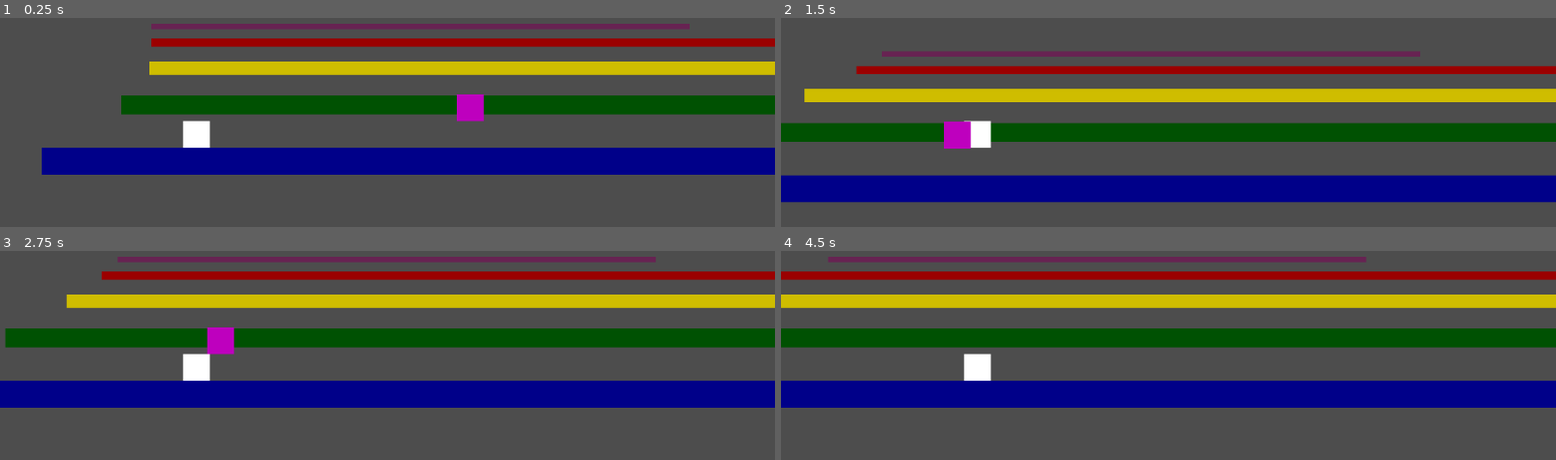
Above: before the commit, frames 1-4 (two rows, left to right).
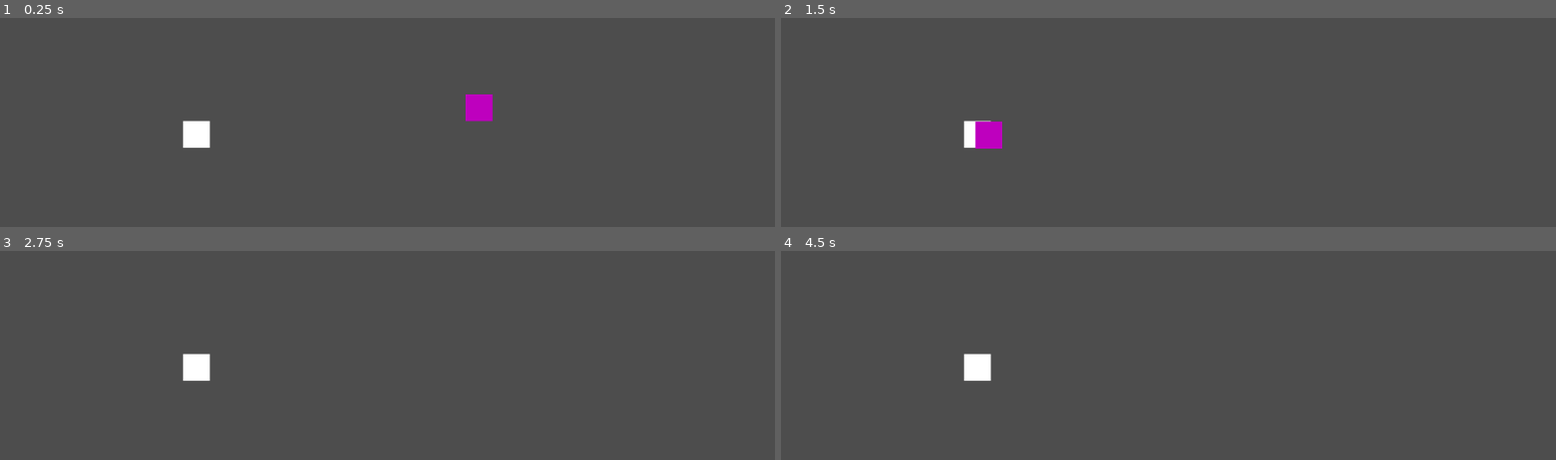
Above: after the commit, the same moments.

Repository: thomasWkr/pogoland
Game: Godot game, scene res://Main.tscn
Same seed, same stepped clock (60 frames per second), same inputs: the game is played once before the commit and once after it.
Inputs:
- Up to frame 1 (0.25 s): no input
- Up to frame 2 (1.5 s): tap Left (Lift Layer) at 0.6, 1.35 s; tap Up (jump) at 0.77 s
- Up to frame 3 (2.75 s): tap Up (jump) at 1.52 s; tap Left (Lift Layer) at 2.1 s
- Up to frame 4 (4.5 s): tap Left (Lift Layer) at 2.85, 3.6, 4.35 s; tap Up (jump) at 3.02, 3.77 s

The runs differ from the first frame. In frame 1, 30% of the frame differs, in the area x 5-100%, y 2-75%; in frame 2, 33%; in frame 3, 34%; in frame 4, 35%, in the area x 0-100%, y 2-75%.

Commit message:
persue added

Diff:
--- a/Scenes/Characters/Bird.tscn
+++ b/Scenes/Characters/Bird.tscn
@@ -1,9 +1,11 @@
-[gd_scene load_steps=3 format=3 uid="uid://b7vxrnjl3jj85"]
+[gd_scene load_steps=4 format=3 uid="uid://b7vxrnjl3jj85"]
 
 [ext_resource type="Script" path="res://Scenes/Characters/bird.gd" id="1_ikggd"]
 
 [sub_resource type="RectangleShape2D" id="RectangleShape2D_543k8"]
 size = Vector2(20, 11)
+
+[sub_resource type="CircleShape2D" id="CircleShape2D_wxdb4"]
 
 [node name="Bird" type="CharacterBody2D"]
 collision_layer = 2
@@ -20,5 +22,14 @@
 position = Vector2(20, 0)
 shape = SubResource("RectangleShape2D_543k8")
 
+[node name="DetectionArea" type="Area2D" parent="."]
+
+[node name="DetectionRange" type="CollisionShape2D" parent="DetectionArea"]
+position = Vector2(20, 20)
+scale = Vector2(20, 20)
+shape = SubResource("CircleShape2D_wxdb4")
+
 [connection signal="body_entered" from="PogoDetectionArea" to="." method="_on_pogo_detection_area_body_entered"]
 [connection signal="body_exited" from="PogoDetectionArea" to="." method="_on_pogo_detection_area_body_exited"]
+[connection signal="body_entered" from="DetectionArea" to="." method="_on_detection_area_body_entered"]
+[connection signal="body_exited" from="DetectionArea" to="." method="_on_detection_area_body_exited"]
--- a/Scenes/Characters/bird.gd
+++ b/Scenes/Characters/bird.gd
@@ -2,12 +2,21 @@
 
 const SPEED = 50.0
 var pogoed = false
+var persue = false
+
+# Reference to the player
+var player: Node2D = null
 
 func _physics_process(delta: float) -> void:
 	if(pogoed):
 		print('test')
 	else:
 		velocity.x = -SPEED
+
+	if(persue):
+		velocity.x = -SPEED
+	else:
+		velocity.x = 0
 
 	move_and_slide()
 
@@ -21,3 +30,15 @@
 	if(body.name == "Pc"):
 		body.can_pogo = false
 	pass # Replace with function body.
+
+
+func _on_detection_area_body_entered(body: Node2D) -> void:
+	if(body.name == "Pc"):
+		persue = true
+	pass # Replace with function body.
+
+
+func _on_detection_area_body_exited(body: Node2D) -> void:
+	if(body.name == "Pc"):
+		persue = false
+	pass # Replace with function body.
--- a/Scenes/Objects/Layer1.tscn
+++ b/Scenes/Objects/Layer1.tscn
@@ -13,6 +13,7 @@
 shape = SubResource("RectangleShape2D_k5yga")
 
 [node name="ColorRect" type="ColorRect" parent="."]
+visible = false
 offset_right = 40.0
 offset_bottom = 40.0
 color = Color(1.8771e-06, 0, 0.537136, 1)
--- a/Scenes/Objects/layer_2.tscn
+++ b/Scenes/Objects/layer_2.tscn
@@ -11,8 +11,10 @@
 [node name="CollisionShape2D" type="CollisionShape2D" parent="."]
 position = Vector2(20.5, 20)
 shape = SubResource("RectangleShape2D_pjyye")
+debug_color = Color(0.1322, 0.534055, 0.294782, 0.42)
 
 [node name="ColorRect" type="ColorRect" parent="."]
+visible = false
 offset_right = 40.0
 offset_bottom = 40.0
 color = Color(1.08294e-07, 0.31649, 0.00688308, 1)
--- a/Scenes/Objects/layer_3.tscn
+++ b/Scenes/Objects/layer_3.tscn
@@ -8,8 +8,10 @@
 [node name="CollisionShape2D" type="CollisionShape2D" parent="."]
 position = Vector2(20.5, 20)
 shape = SubResource("RectangleShape2D_pjyye")
+debug_color = Color(0.620102, 0.534429, 0.00113358, 0.42)
 
 [node name="ColorRect" type="ColorRect" parent="."]
+visible = false
 offset_right = 40.0
 offset_bottom = 40.0
 color = Color(0.813123, 0.742131, 1.54018e-06, 1)
--- a/Scenes/Objects/layer_4.tscn
+++ b/Scenes/Objects/layer_4.tscn
@@ -8,8 +8,10 @@
 [node name="CollisionShape2D" type="CollisionShape2D" parent="."]
 position = Vector2(20.5, 20)
 shape = SubResource("RectangleShape2D_pjyye")
+debug_color = Color(0.99352, 0, 0.236367, 0.42)
 
 [node name="ColorRect" type="ColorRect" parent="."]
+visible = false
 offset_right = 40.0
 offset_bottom = 40.0
 color = Color(0.605674, 1.31156e-06, 2.88785e-07, 1)
--- a/Scenes/Objects/layer_5.tscn
+++ b/Scenes/Objects/layer_5.tscn
@@ -8,8 +8,10 @@
 [node name="CollisionShape2D" type="CollisionShape2D" parent="."]
 position = Vector2(20.5, 20)
 shape = SubResource("RectangleShape2D_pjyye")
+debug_color = Color(0.869985, 0.117537, 0.800274, 0.42)
 
 [node name="ColorRect" type="ColorRect" parent="."]
+visible = false
 offset_right = 40.0
 offset_bottom = 40.0
 color = Color(0.404876, 0.136623, 0.323177, 1)
Not shown: 1 places in Main.tscn that only renumber resources
